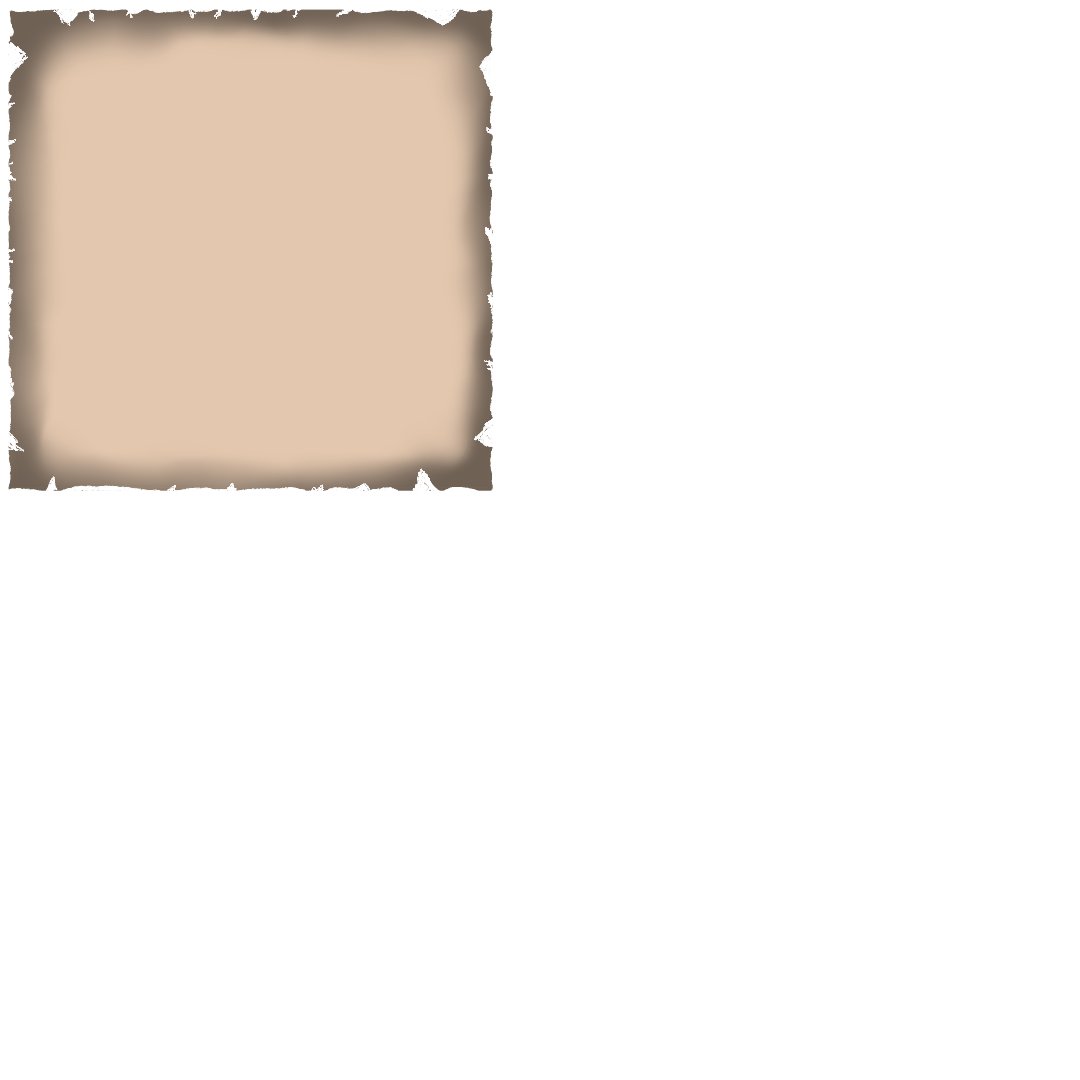
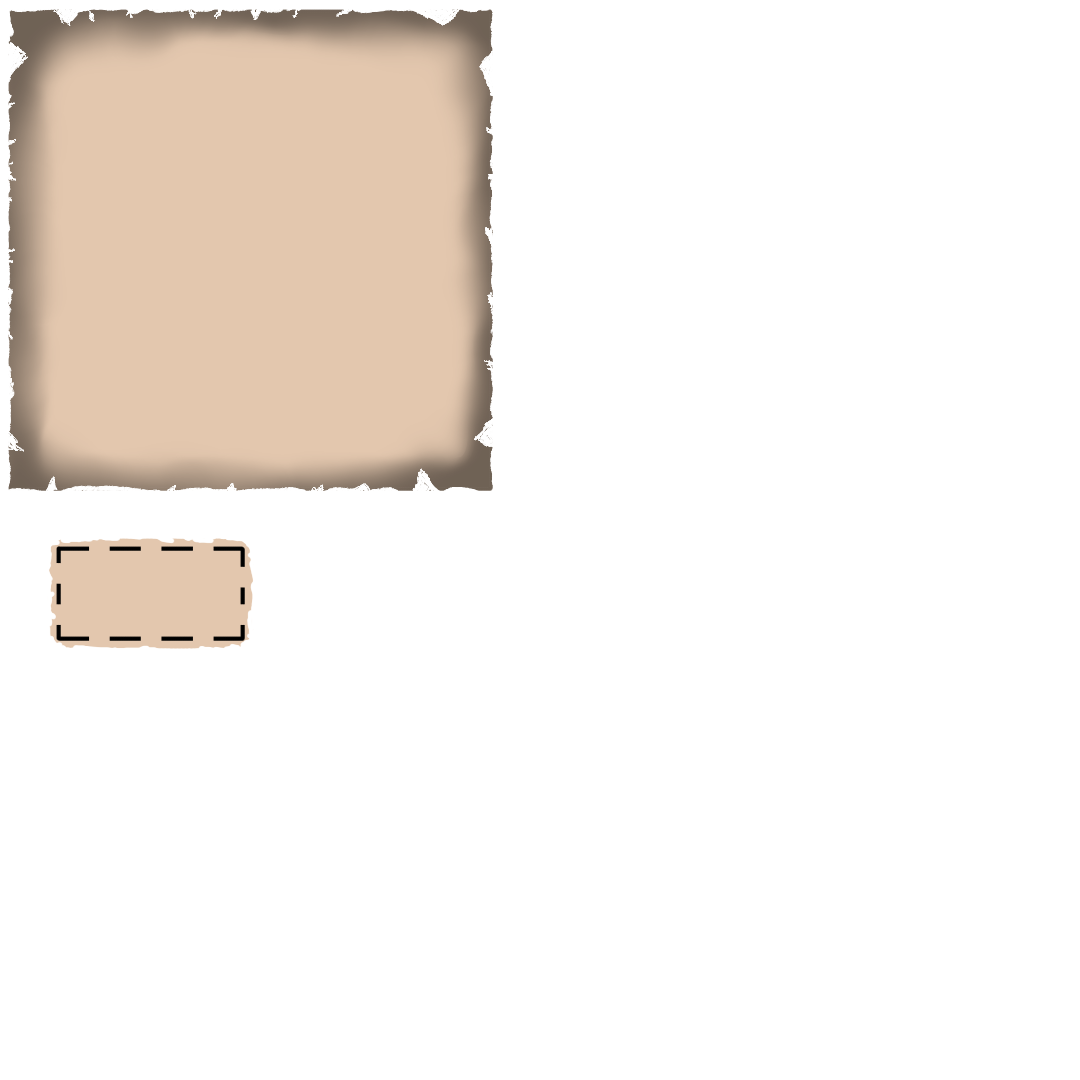
Revision of a layered w=1080, h=1080 image; what changed, layer by layer:
added group "Button" with 2 layers above "Panel_Square" over 49, 538, 254, 649
added layer "Paint Layer 8" in group "Button" over 49, 538, 254, 649
added layer "Paint Layer 7" in group "Button" over 49, 538, 254, 649
painted on "Paint Layer 5" over 49, 538, 253, 576
